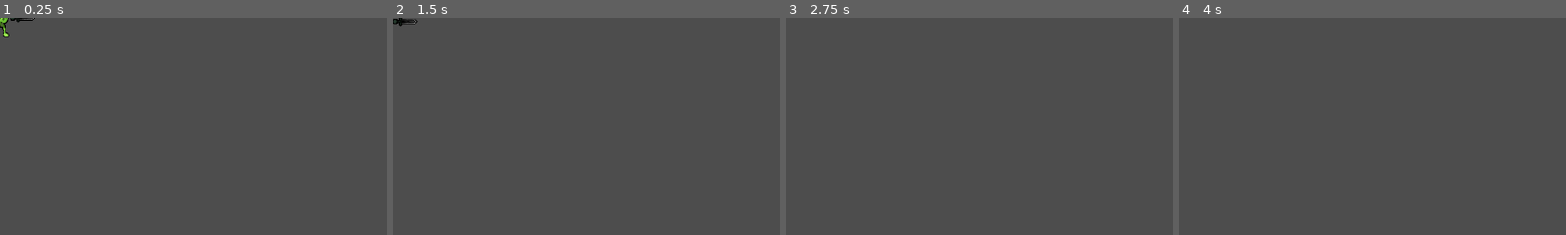
Above: before the commit, frames 1-4 (left to right).
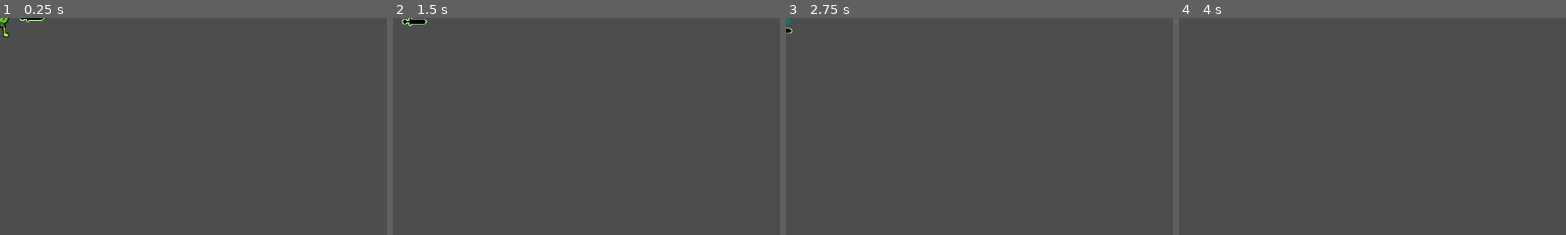
Above: after the commit, the same moments.

Repository: TheRealComedian/sam-pj16
Game: Godot game, scene res://scenes/entities/enemies/skeleton/Skeleton.tscn
Same seed, same stepped clock (60 frames per second), same inputs: the game is played once before the commit and once after it. This scene is started directly instead of the project's main scene.
Inputs (mouse positions are % of the whole screen's width and height, from its top left):
- Up to frame 1 (0.25 s): no input
- Up to frame 2 (1.5 s): tap Enter at 0.5 s; move the mouse to (72, 45) at 0.52 s; hold D (move_right) 0.53-1.25 s; click (72, 45) at 0.6 s; tap Space at 1.25 s; drag from (30, 55) to (3, 0) at 1.27 s
- Up to frame 3 (2.75 s): move the mouse to (60, 28) at 2.02 s; hold D (move_right) from 2.03 s (still down); hold Ctrl from 2.03 s (still down); click (60, 28) at 2.3 s
- Up to frame 4 (4 s): release D (move_right) at 2.75 s; release Ctrl at 2.75 s; drag from (45, 70) to (20, 35) at 2.77 s; tap Enter at 3.5 s; move the mouse to (80, 65) at 3.52 s; hold A (move_left) from 3.53 s (still down); tap Z at 3.6 s; click (80, 65) at 3.8 s
The pictures show only the part of the screen within x 0-50%, y 0-50%; the shares and areas given below are measured in that part.

The runs differ from the first frame. In frame 1, 0.1% of the frame differs, in the area x 2-12%, y 0-3%; in frame 2, 0.2%, in the area x 0-10%, y 0-5%; in frame 3, less than 0.1%; in frame 4, nothing differs.

Commit message:
sword animation

Diff:
--- a/scenes/weapons/sword.gd
+++ b/scenes/weapons/sword.gd
@@ -12,7 +12,7 @@
 @export var swipe_duration: float = 0.3
 ## time after swipe animation where action remains disabled before returning t idle state
 @export var cooldown_duration: float = 1.0
-
+@onready var animation_player := $AnimationPlayer
 var current_animation_tween: Tween
 var anim_duration = 0.6
 
@@ -24,17 +24,17 @@
 func attack():
 	sprite.play('windup')
 	await Util.wait(self.anim_duration).timeout
-	current_animation_tween = get_tree().create_tween()
-	current_animation_tween.tween_property(self, 'rotation', self.rotation-1.1, 0.1)
-	await current_animation_tween.finished
+	#current_animation_tween = get_tree().create_tween()
+	#current_animation_tween.tween_property(self, 'rotation', self.rotation-1.1, 0.1)
+	#await current_animation_tween.finished
 
-	hitbox_shape.disabled = false
+	#hitbox_shape.disabled = false
 	sprite.play('active')
+	animation_player.play("slash")
+	#current_animation_tween = get_tree().create_tween()
+	#current_animation_tween.tween_property(self, 'rotation', self.rotation+2.1, swipe_duration)
+	#await current_animation_tween.finished
 
-	current_animation_tween = get_tree().create_tween()
-	current_animation_tween.tween_property(self, 'rotation', self.rotation+2.1, swipe_duration)
-	await current_animation_tween.finished
-
-	hitbox_shape.disabled = true
+	#hitbox_shape.disabled = true
 	sprite.play('inactive')
-	await Util.wait(self.cooldown_duration).timeout
+	#await Util.wait(self.cooldown_duration).timeout
--- a/scenes/weapons/sword.tscn
+++ b/scenes/weapons/sword.tscn
@@ -1,33 +1,190 @@
-[gd_scene load_steps=5 format=3 uid="uid://b6ukhia0s6mkl"]
+[gd_scene load_steps=14 format=3 uid="uid://b6ukhia0s6mkl"]
 
 [ext_resource type="Script" path="res://scenes/weapons/sword.gd" id="2_7dl35"]
 [ext_resource type="SpriteFrames" uid="uid://b8n2y1rfmfmns" path="res://resources/sprite_frames/sword_player.tres" id="2_mkfx4"]
+[ext_resource type="Texture2D" uid="uid://b6ukrgo8wj3t4" path="res://assets/sprites/weapons/Sword Sheet Alpha.png" id="4_rdyat"]
 [ext_resource type="PackedScene" uid="uid://1rq7hjdwqhix" path="res://scenes/components/hitbox_component.tscn" id="6_tj0cf"]
 
 [sub_resource type="CapsuleShape2D" id="CapsuleShape2D_lrx43"]
 radius = 8.0
 height = 42.0
 
+[sub_resource type="AtlasTexture" id="AtlasTexture_juupr"]
+atlas = ExtResource("4_rdyat")
+region = Rect2(96, 64, 32, 64)
+
+[sub_resource type="AtlasTexture" id="AtlasTexture_jmv6x"]
+atlas = ExtResource("4_rdyat")
+region = Rect2(128, 64, 32, 64)
+
+[sub_resource type="AtlasTexture" id="AtlasTexture_r682p"]
+atlas = ExtResource("4_rdyat")
+region = Rect2(160, 64, 32, 64)
+
+[sub_resource type="AtlasTexture" id="AtlasTexture_0ss4t"]
+atlas = ExtResource("4_rdyat")
+region = Rect2(192, 64, 32, 64)
+
+[sub_resource type="SpriteFrames" id="SpriteFrames_gy2ry"]
+animations = [{
+"frames": [{
+"duration": 1.0,
+"texture": SubResource("AtlasTexture_juupr")
+}, {
+"duration": 1.0,
+"texture": SubResource("AtlasTexture_jmv6x")
+}, {
+"duration": 1.0,
+"texture": SubResource("AtlasTexture_r682p")
+}, {
+"duration": 1.0,
+"texture": SubResource("AtlasTexture_0ss4t")
+}],
+"loop": true,
+"name": &"default",
+"speed": 5.0
+}]
+
+[sub_resource type="Animation" id="Animation_lbojo"]
+length = 0.001
+tracks/0/type = "value"
+tracks/0/imported = false
+tracks/0/enabled = true
+tracks/0/path = NodePath("AnimatedSprite2D:rotation")
+tracks/0/interp = 1
+tracks/0/loop_wrap = true
+tracks/0/keys = {
+"times": PackedFloat32Array(0),
+"transitions": PackedFloat32Array(1),
+"update": 0,
+"values": [-1.57079]
+}
+tracks/1/type = "value"
+tracks/1/imported = false
+tracks/1/enabled = true
+tracks/1/path = NodePath("AnimatedSprite2D/Hitbox/CollisionShape2D:disabled")
+tracks/1/interp = 1
+tracks/1/loop_wrap = true
+tracks/1/keys = {
+"times": PackedFloat32Array(0),
+"transitions": PackedFloat32Array(1),
+"update": 1,
+"values": [true]
+}
+tracks/2/type = "value"
+tracks/2/imported = false
+tracks/2/enabled = true
+tracks/2/path = NodePath("AnimatedSprite2D/Trail:frame")
+tracks/2/interp = 1
+tracks/2/loop_wrap = true
+tracks/2/keys = {
+"times": PackedFloat32Array(0),
+"transitions": PackedFloat32Array(1),
+"update": 1,
+"values": [0]
+}
+tracks/3/type = "value"
+tracks/3/imported = false
+tracks/3/enabled = true
+tracks/3/path = NodePath("AnimatedSprite2D/Trail:visible")
+tracks/3/interp = 1
+tracks/3/loop_wrap = true
+tracks/3/keys = {
+"times": PackedFloat32Array(0),
+"transitions": PackedFloat32Array(1),
+"update": 1,
+"values": [true]
+}
+
+[sub_resource type="Animation" id="Animation_8bfpj"]
+resource_name = "slash"
+length = 0.4
+tracks/0/type = "value"
+tracks/0/imported = false
+tracks/0/enabled = true
+tracks/0/path = NodePath("AnimatedSprite2D:rotation")
+tracks/0/interp = 1
+tracks/0/loop_wrap = true
+tracks/0/keys = {
+"times": PackedFloat32Array(0, 0.0666667, 0.2, 0.3),
+"transitions": PackedFloat32Array(1, 1, 1, 1),
+"update": 0,
+"values": [-1.57079, -3.31613, 0.349066, -1.57079]
+}
+tracks/1/type = "value"
+tracks/1/imported = false
+tracks/1/enabled = true
+tracks/1/path = NodePath("AnimatedSprite2D/Hitbox/CollisionShape2D:disabled")
+tracks/1/interp = 1
+tracks/1/loop_wrap = true
+tracks/1/keys = {
+"times": PackedFloat32Array(0, 0.0666667, 0.2),
+"transitions": PackedFloat32Array(1, 1, 1),
+"update": 1,
+"values": [true, false, true]
+}
+tracks/2/type = "value"
+tracks/2/imported = false
+tracks/2/enabled = true
+tracks/2/path = NodePath("AnimatedSprite2D/Trail:frame")
+tracks/2/interp = 1
+tracks/2/loop_wrap = true
+tracks/2/keys = {
+"times": PackedFloat32Array(0.0666667, 0.1, 0.133333, 0.166667),
+"transitions": PackedFloat32Array(1, 1, 1, 1),
+"update": 1,
+"values": [0, 1, 2, 3]
+}
+tracks/3/type = "value"
+tracks/3/imported = false
+tracks/3/enabled = true
+tracks/3/path = NodePath("AnimatedSprite2D/Trail:visible")
+tracks/3/interp = 1
+tracks/3/loop_wrap = true
+tracks/3/keys = {
+"times": PackedFloat32Array(0, 0.0666667, 0.2),
+"transitions": PackedFloat32Array(1, 1, 1),
+"update": 1,
+"values": [false, true, false]
+}
+
+[sub_resource type="AnimationLibrary" id="AnimationLibrary_6xtrw"]
+_data = {
+"RESET": SubResource("Animation_lbojo"),
+"slash": SubResource("Animation_8bfpj")
+}
+
 [node name="Sword" type="Node2D" node_paths=PackedStringArray("hitbox", "sprite")]
 script = ExtResource("2_7dl35")
-hitbox = NodePath("Hitbox")
+hitbox = NodePath("AnimatedSprite2D/Hitbox")
 cooldown_duration = 0.1
 sprite = NodePath("AnimatedSprite2D")
 
 [node name="AnimatedSprite2D" type="AnimatedSprite2D" parent="."]
-position = Vector2(24.0002, 0.000202179)
 rotation = -1.57079
 sprite_frames = ExtResource("2_mkfx4")
-animation = &"inactive"
-autoplay = "inactive"
+animation = &"active"
+offset = Vector2(0, 24)
 
-[node name="Hitbox" parent="." instance=ExtResource("6_tj0cf")]
-position = Vector2(40, 0)
+[node name="Hitbox" parent="AnimatedSprite2D" instance=ExtResource("6_tj0cf")]
+position = Vector2(0.000302568, 15.9998)
+rotation = 1.57079
 damage = 1.0
 
-[node name="CollisionShape2D" type="CollisionShape2D" parent="Hitbox"]
-position = Vector2(-3.8147e-06, 0)
+[node name="CollisionShape2D" type="CollisionShape2D" parent="AnimatedSprite2D/Hitbox"]
+position = Vector2(20.0002, 0.000202179)
 rotation = -1.57079
 shape = SubResource("CapsuleShape2D_lrx43")
 disabled = true
 debug_color = Color(0.9967, 0, 0.181514, 0.42)
+
+[node name="Trail" type="AnimatedSprite2D" parent="AnimatedSprite2D"]
+show_behind_parent = true
+position = Vector2(18.0001, 19.9999)
+rotation = -0.237102
+sprite_frames = SubResource("SpriteFrames_gy2ry")
+
+[node name="AnimationPlayer" type="AnimationPlayer" parent="."]
+libraries = {
+"": SubResource("AnimationLibrary_6xtrw")
+}
